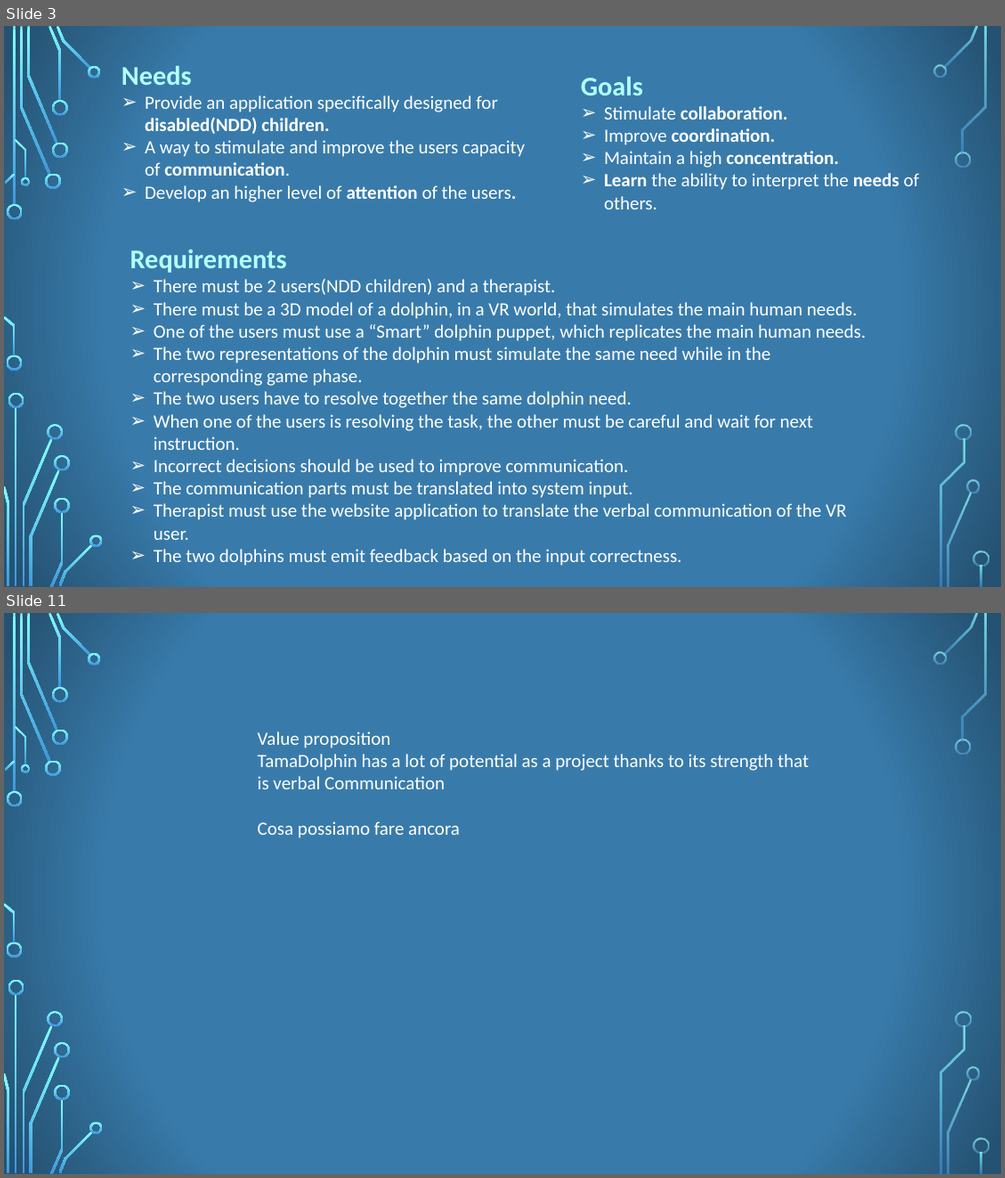
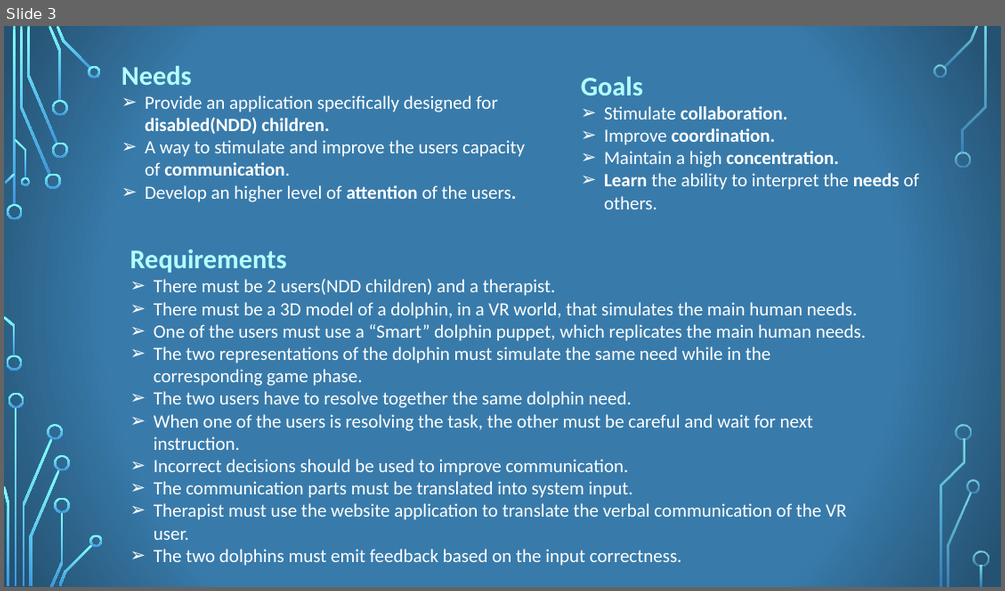
Before and after one commit to Ciuse/TamaDolphin, a slide deck: 13_TANGIBLEVR_2018_19_PITCH.pptx. Shown one above the other, each under a label of ours: slides 3 and 11 before the commit, slide 3 after it; the slides between them are not shown. The pictures are 1005x1178 and 1005x591 pixels, drawn with LibreOffice and Linux fonts; fonts in the diff are those of the drawing; background and template pictures are left out. Boxes give left, top, right and bottom in pixels: in the first picture for what was removed or moved away, otherwise in the second. Text is boxed around its words. In the diff, an @@ line names an element or a change of style, - is before the commit and + after.

```diff
--- a/13_TANGIBLEVR_2018_19_PITCH.pptx
+++ b/13_TANGIBLEVR_2018_19_PITCH.pptx
@@ slide 11 removed at <box>4,613,1001,1174</box>, background picture (left out); not listed: 36 template elements that a slide beside it also shows @@
@@ text removed at <box>258,731,809,838</box> @@
-Value proposition
-TamaDolphin has a lot of potential as a project thanks to its strength that is verbal Communication
-Cosa possiamo fare ancora
```
Also in this commit, not shown: 9 slides changed, 1 slide added, 2 other files.
